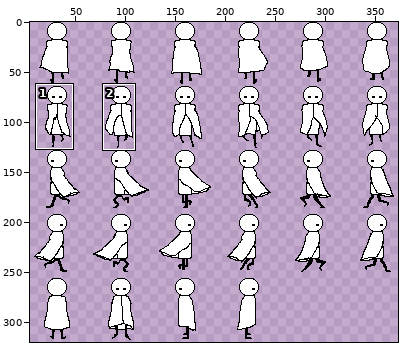
Edited in one commit: sprite sheet (images/character/player.png). Above, an overview of the earlier version with the close-up marked.
Close-up. Earlier state:
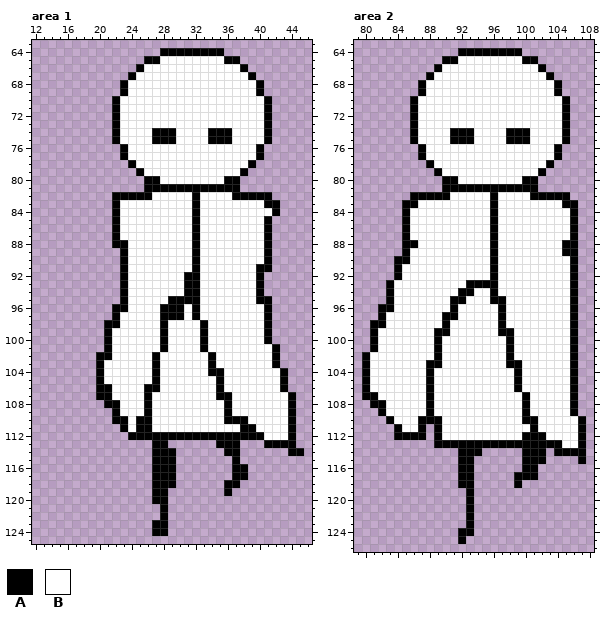
The file is 384x320 pixels. Pixels under 10% opacity are left out. Colours within 5 levels of each other are drawn and written as one. Shown: area 1: x 12..46, y 63..125; area 2: x 79..108, y 63..126. The wide view leaves out empty margins. The commit also changed other parts of the picture, which this record leaves out.
Palette (. is transparent): A #000000  B #ffffff
Pixels before, area 1, first column x 20:
 64 ........AAAAAAAA..........
 65 ......AABBBBBBBBAA........
 66 .....ABBBBBBBBBBBBA.......
 67 ....ABBBBBBBBBBBBBBA......
 68 ...ABBBBBBBBBBBBBBBBA.....
 69 ...ABBBBBBBBBBBBBBBBA.....
 70 ..ABBBBBBBBBBBBBBBBBBA....
 71 ..ABBBBBBBBBBBBBBBBBBA....
 72 ..ABBBBBBBBBBBBBBBBBBA....
 73 ..ABBBBBBBBBBBBBBBBBBA....
 74 ..ABBBBAAABBBBAAABBBBA....
 75 ..ABBBBAAABBBBAAABBBBA....
 76 ...ABBBBBBBBBBBBBBBBA.....
 77 ...ABBBBBBBBBBBBBBBBA.....
 78 ....ABBBBBBBBBBBBBBA......
 79 .....ABBBBBBBBBBBBA.......
 80 ......AABBBBBBBBAA........
 81 ......AAAAAAAAAAAA........
 82 ..AAAAABBBBBABBBBAAAAA....
 83 ..ABBBBBBBBBABBBBBBBBAA...
 84 ..ABBBBBBBBBABBBBBBBBBA...
 85 ..ABBBBBBBBBABBBBBBBBA....
 86 ..ABBBBBBBBBABBBBBBBBA....
 87 ..ABBBBBBBBBABBBBBBBBA....
 88 ..AABBBBBBBBABBBBBBBBA....
 89 ...ABBBBBBBBABBBBBBBBA....
 90 ...ABBBBBBBBABBBBBBBBA....
 91 ...ABBBBBBBBABBBBBBBAA....
 92 ...ABBBBBBBAABBBBBBBA.....
 93 ...ABBBBBBBAABBBBBBBA.....
 94 ...ABBBBBBBAABBBBBBBA.....
 95 ...ABBBBBAAAABBBBBBBAA....
 96 ..AABBBBAAABABBBBBBBBA....
 97 ..ABBBBBAAABABBBBBBBBA....
 98 .AABBBBBABBBBABBBBBBBA....
 99 .ABBBBBBABBBBABBBBBBBA....
100 .ABBBBBBABBBBABBBBBBBA....
101 .ABBBBBBABBBBABBBBBBBBA...
102 AABBBBBABBBBBBABBBBBBBA...
103 ABBBBBBABBBBBBABBBBBBBA...
104 ABBBBBBABBBBBBAABBBBBBBA..
105 ABBBBBBABBBBBBBABBBBBBBA..
106 AABBBBAABBBBBBBABBBBBBBA..
107 AABBBBABBBBBBBBAABBBBBBBA.
108 .AABBBABBBBBBBBBABBBBBBBA.
109 ..ABBBABBBBBBBBBABBBBBBBA.
110 ..AABAABBBBBBBBBAAABBBBBA.
111 ...ABAABBBBBBBBBBBAABBBBA.
112 ....AAAAAAAAAAAAAAAAABBBA.
113 .......AA......AAA...AAAA.
114 .......AAA......AA......AA
115 .......AAA.......A........
116 .......AAA.......AA.......
117 .......AAA.......AA.......
118 .......AAA......AA........
119 .......AA.......A.........
120 .......AA.................
121 ........A.................
122 ........A.................
123 .......AA.................
124 .......AA.................
Pixels before, area 2, first column x 80:
 64 ............AAAAAAAA........
 65 ..........AABBBBBBBBAA......
 66 .........ABBBBBBBBBBBBA.....
 67 ........ABBBBBBBBBBBBBBA....
 68 .......ABBBBBBBBBBBBBBBBA...
 69 .......ABBBBBBBBBBBBBBBBA...
 70 ......ABBBBBBBBBBBBBBBBBBA..
 71 ......ABBBBBBBBBBBBBBBBBBA..
 72 ......ABBBBBBBBBBBBBBBBBBA..
 73 ......ABBBBBBBBBBBBBBBBBBA..
 74 ......ABBBBAAABBBBAAABBBBA..
 75 ......ABBBBAAABBBBAAABBBBA..
 76 .......ABBBBBBBBBBBBBBBBA...
 77 .......ABBBBBBBBBBBBBBBBA...
 78 ........ABBBBBBBBBBBBBBA....
 79 .........ABBBBBBBBBBBBA.....
 80 ..........AABBBBBBBBAA......
 81 ..........AAAAAAAAAAAA......
 82 ......AAAAABBBBBABBBBAAAAA..
 83 .....AABBBBBBBBBABBBBBBBBAA.
 84 .....ABBBBBBBBBBABBBBBBBBBA.
 85 .....ABBBBBBBBBBABBBBBBBBBA.
 86 .....ABBBBBBBBBBABBBBBBBBBA.
 87 .....ABBBBBBBBBBABBBBBBBBBA.
 88 .....AABBBBBBBBBABBBBBBBBAA.
 89 .....ABBBBBBBBBBABBBBBBBBAA.
 90 ....AABBBBBBBBBBABBBBBBBBBA.
 91 ....ABBBBBBBBBBBABBBBBBBBBA.
 92 ....ABBBBBBBBBBBABBBBBBBBBA.
 93 ...ABBBBBBBBBAAAABBBBBBBBBA.
 94 ...ABBBBBBBBAABBABBBBBBBBBA.
 95 ...ABBBBBBBAABBBAABBBBBBBBA.
 96 ..AABBBBBBBABBBBBABBBBBBBBA.
 97 ..ABBBBBBBAABBBBBABBBBBBBBA.
 98 .AABBBBBBBABBBBBBABBBBBBBBA.
 99 .ABBBBBBBAABBBBBBAABBBBBBBA.
100 .ABBBBBBBABBBBBBBBABBBBBBBA.
101 .ABBBBBBBABBBBBBBBABBBBBBBA.
102 ABBBBBBBBABBBBBBBBABBBBBBBA.
103 ABBBBBBBAABBBBBBBBAABBBBBBA.
104 ABBBBBBBABBBBBBBBBBABBBBBBA.
105 ABBBBBBBABBBBBBBBBBABBBBBBA.
106 ABBBBBBBABBBBBBBBBBABBBBBBA.
107 AABBBBBBABBBBBBBBBBBABBBBBA.
108 .AABBBBBABBBBBBBBBBBABBBBBA.
109 ..ABBBBBABBBBBBBBBBBABBBBBA.
110 ...ABBBAAABBBBBBBBBBAABBBBBA
111 ....ABBA.ABBBBBBBBBBBABBBBBA
112 ....AAAA.ABBBBBBBBBBAAABBBBA
113 .........AAAAAAAAAAAAAAAABBA
114 ............AAA.....AAA.AAAA
115 ............AA......AAA....A
116 ............AA......AA......
117 ............AA.....AAA......
118 ............AA.....A........
119 .............A..............
120 .............A..............
121 .............A..............
122 .............A..............
123 .............A..............
124 ............AA..............
125 ............A...............
Once edited:
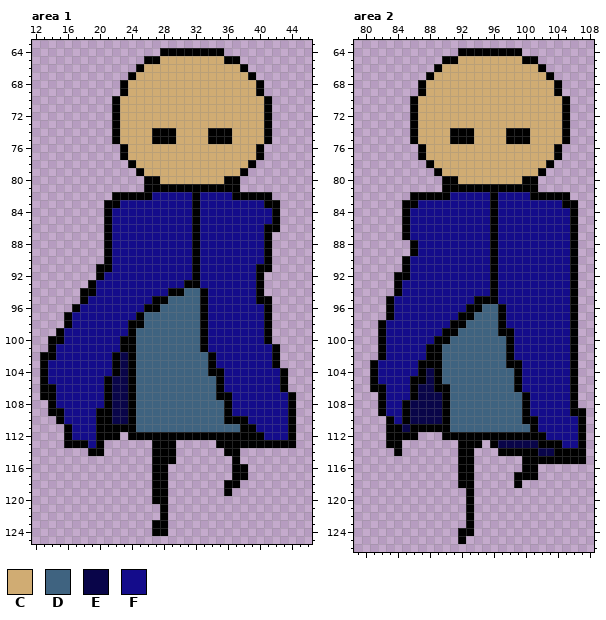
Colours new in this view: C #d0ac73  D #3f6380  E #090549  F #140c8b
Difference:
Changed rows in their new state; - is an unchanged pixel.
Area 1:
first column x 13:
 65 ---------------CCCCCCCC----------
 66 -------------CCCCCCCCCCCC--------
 67 ------------CCCCCCCCCCCCCC-------
 68 -----------CCCCCCCCCCCCCCCC------
 69 -----------CCCCCCCCCCCCCCCC------
 70 ----------CCCCCCCCCCCCCCCCCC-----
 71 ----------CCCCCCCCCCCCCCCCCC-----
 72 ----------CCCCCCCCCCCCCCCCCC-----
 73 ----------CCCCCCCCCCCCCCCCCC-----
 74 ----------CCCC---CCCC---CCCC-----
 75 ----------CCCC---CCCC---CCCC-----
 76 -----------CCCCCCCCCCCCCCCC------
 77 -----------CCCCCCCCCCCCCCCC------
 78 ------------CCCCCCCCCCCCCC-------
 79 -------------CCCCCCCCCCCC--------
 80 ---------------CCCCCCCC----------
 82 --------------FFFFF-FFFF---------
 83 --------A-FFFFFFFFF-FFFFFFFF-----
 84 --------AFFFFFFFFFF-FFFFFFFFF----
 85 --------AFFFFFFFFFF-FFFFFFFFFA---
 86 --------AFFFFFFFFFF-FFFFFFFF-A---
 87 --------AFFFFFFFFFF-FFFFFFFF-----
 88 --------AFFFFFFFFFF-FFFFFFFF-----
 89 --------AFFFFFFFFFF-FFFFFFFF-----
 90 --------AFFFFFFFFFF-FFFFFFFF-----
 91 -------AAFFFFFFFFFF-FFFFFFF------
 92 -------AFFFFFFFFFFF-FFFFFFF------
 93 ------AFFFFFFFFFFF--FFFFFFF------
 94 -----AAFFFFFFFFFAADDAFFFFFF------
 95 -----AFFFFFFFFAADDDDAFFFFFF------
 96 ----AFFFFFFFFAADDDDDAFFFFFFF-----
 97 ---AFFFFFFFFADDDDDDDAFFFFFFF-----
 98 ---AFFFFFFFAADDDDDDD-FFFFFFF-----
 99 --AFFFFFFFFADDDDDDDD-FFFFFFF-----
100 -AAFFFFFFFAADDDDDDDD-FFFFFFF-----
101 -AFFFFFFFFAADDDDDDDD-FFFFFFFF----
102 AAFFFFFFFAEADDDDDDDDD-FFFFFFF----
103 AFFFFFFFFAEADDDDDDDDD-FFFFFFF----
104 AFFFFFFFFAEADDDDDDDDD--FFFFFFF---
105 AFFFFFFFAEEADDDDDDDDDD-FFFFFFF---
106 AAFFFFFF-EEADDDDDDDDDD-FFFFFFF---
107 AAFFFFFF-EEADDDDDDDDDD--FFFFFFF--
108 -AFFFFFF-EEADDDDDDDDDDD-FFFFFFF--
109 -AAFFFFAAEEADDDDDDDDDDD-FFFFFFF--
110 --AFFFFAAEEADDDDDDDDDDD---FFFFF--
111 ---AFFFAAA-ADDDDDDDDDDDDD--FFFF--
112 ---AFFFAAA------------------FFF--
113 ---AAAFA--------A--------AAA-----
114 ------AA-----------------------..
116 ----------------.----------------
117 ----------------.----------------
118 ----------------.----------------
Area 2:
first column x 80:
 65 ------------CCCCCCCC--------
 66 ----------CCCCCCCCCCCC------
 67 ---------CCCCCCCCCCCCCC-----
 68 --------CCCCCCCCCCCCCCCC----
 69 --------CCCCCCCCCCCCCCCC----
 70 -------CCCCCCCCCCCCCCCCCC---
 71 -------CCCCCCCCCCCCCCCCCC---
 72 -------CCCCCCCCCCCCCCCCCC---
 73 -------CCCCCCCCCCCCCCCCCC---
 74 -------CCCC---CCCC---CCCC---
 75 -------CCCC---CCCC---CCCC---
 76 --------CCCCCCCCCCCCCCCC----
 77 --------CCCCCCCCCCCCCCCC----
 78 ---------CCCCCCCCCCCCCC-----
 79 ----------CCCCCCCCCCCC------
 80 ------------CCCCCCCC--------
 82 -----------FFFFF-FFFF-------
 83 -------FFFFFFFFF-FFFFFFFF---
 84 ------FFFFFFFFFF-FFFFFFFFF--
 85 ------FFFFFFFFFF-FFFFFFFFF--
 86 ------FFFFFFFFFF-FFFFFFFFF--
 87 ------FFFFFFFFFF-FFFFFFFFF--
 88 -----.-FFFFFFFFF-FFFFFFFFF--
 89 -----.AFFFFFFFFF-FFFFFFFFF--
 90 ----.-FFFFFFFFFF-FFFFFFFFF--
 91 ----.AFFFFFFFFFF-FFFFFFFFF--
 92 -----AFFFFFFFFFF-FFFFFFFFF--
 93 ---.AFFFFFFFFFFF-FFFFFFFFF--
 94 ---.AFFFFFFFFFFF-FFFFFFFFF--
 95 ----FFFFFFFFFFAA-FFFFFFFFF--
 96 --.-FFFFFFFFFAADD-FFFFFFFF--
 97 --.AFFFFFFFFAADDD-FFFFFFFF--
 98 -.-FFFFFFFFAADDDD-FFFFFFFF--
 99 -.AFFFFFFF-ADDDDD--FFFFFFF--
100 -.AFFFFFF-ADDDDDDD-FFFFFFF--
101 -.AFFFFFA-DDDDDDDD-FFFFFFF--
102 ..AFFFFFA-DDDDDDDD-FFFFFFF--
103 .AFFFFFA--DDDDDDDD--FFFFFF--
104 .AFFFFFAEADDDDDDDDD-FFFFFF--
105 .AFFFFAAEADDDDDDDDD-FFFFFF--
106 .AAFFFAEEAADDDDDDDD-FFFFFF--
107 ..AFFFAEEEADDDDDDDDD-FFFFF--
108 -.-FFAEEEEADDDDDDDDD-FFFFF--
109 ---FFAEEEEADDDDDDDDD-FFFFF-A
110 ----FAEEEEADDDDDDDDD--FFFFF-
111 ---A-EA-A-ADDDDDDDDDD-FFFFF-
112 ---A---.-.AAAAAAAAAA---FFFF-
113 ---AA----...---.-EEEEE---FF-
114 ----A---------.--AAA--EE----
115 -----------------------AAAA-
